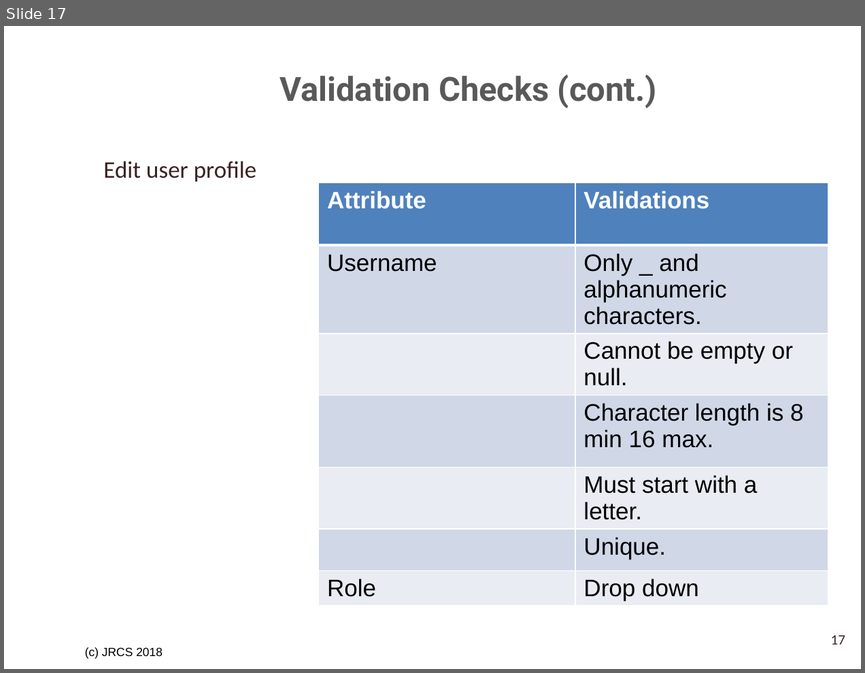
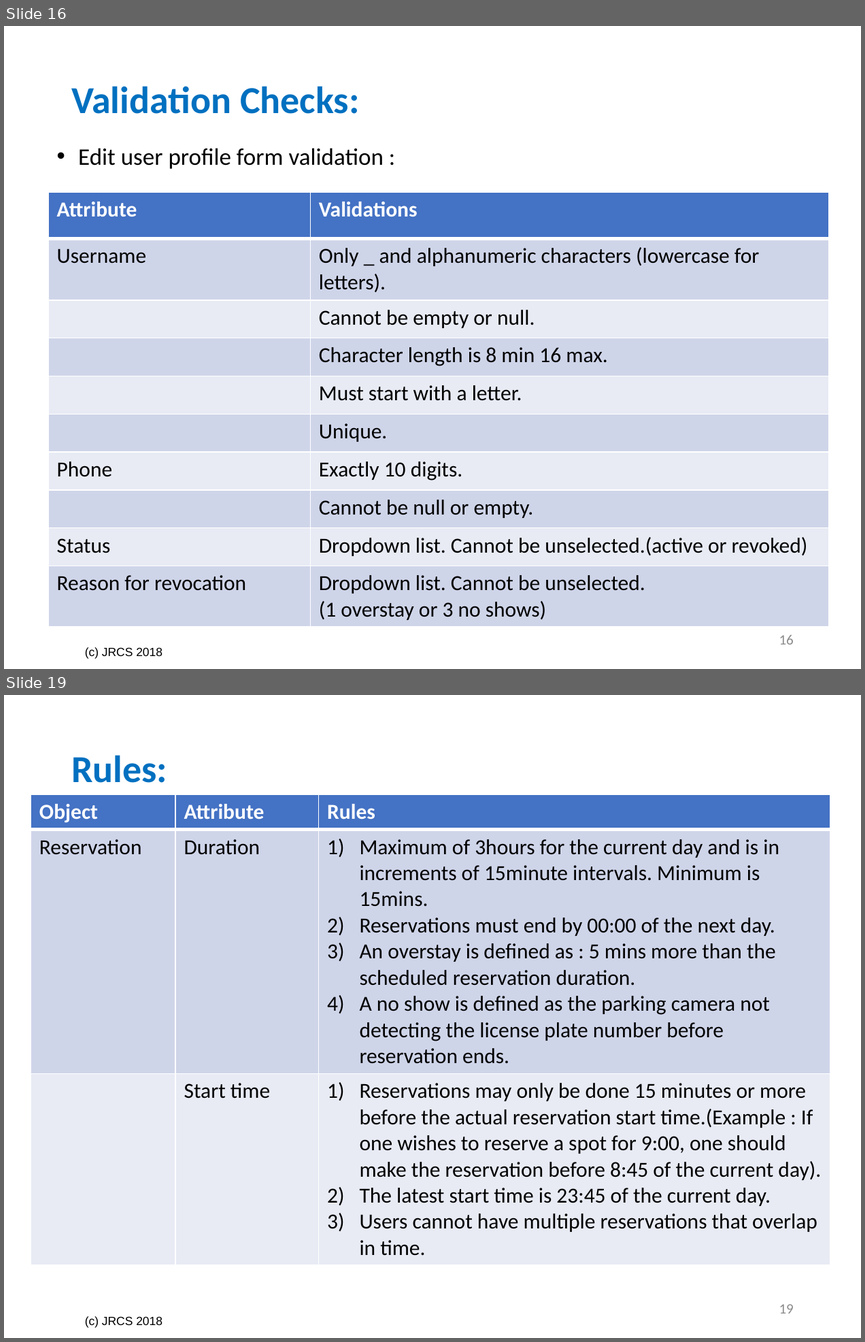
Before and after one commit to SrihariShastry/UTA_Parking, a slide deck: Project_Analysis_Team_3/Validation Checks and Rules Tables.pptx. Shown one above the other, each under a label of ours: slide 17 before the commit, slides 16 and 19 after it; the slides between them are not shown. The pictures are 865x673 and 865x1342 pixels, drawn with LibreOffice and Linux fonts; fonts in the diff are those of the drawing; background and template pictures are left out. Boxes give left, top, right and bottom in pixels: in the first picture for what was removed or moved away, otherwise in the second. Text is boxed around its words. In the diff, an @@ line names an element or a change of style, - is before the commit and + after.

Commit message:
Reviewed validations and rules ppt

```diff
--- a/Project_Analysis_Team_3/Validation Checks and Rules Tables.pptx
+++ b/Project_Analysis_Team_3/Validation Checks and Rules Tables.pptx
@@ slide 19 added at [4,695,861,1338], background #FFFFFF; not listed: 1 template element that a slide beside it also shows @@
@@ title added at [71,755,167,783], 32 pt, text #0070C0, bold @@
+Rules:
@@ table added at [31,794,830,1284], 3 rows, 3 columns @@
+Object | Attribute | Rules
+Reservation | Duration | Maximum of 3hours for the current day and is in increments of 15minute intervals. Minimum is 15mins. / Reservations must end by 00:00 of the next day. / An overstay is defined as : 5 mins more than the scheduled reservation duration. / A no show is defined as the parking camera not detecting the license plate number before reservation ends.
+ | Start time | Reservations may only be done 15 minutes or more before the actual reservation start time.(Example : If one wishes to reserve a spot for 9:00, one should make the reservation before 8:45 of the current day). / The latest start time is 23:45 of the current day. / Users cannot have multiple reservations that overlap in time.
@@ page number added at [779,1304,793,1313], 12 pt, text #8C8C8C @@
+19
@@ what was slide 17 is now slide 16 @@
@@ slide 16 changed as well @@
@@ title at [71,86,359,114]: text changed; size 28 to 32 pt; font Roboto to Calibri; text colour #595959 to #0070C0 @@
-Validation Checks (cont.)
+Validation Checks:
@@ text at [78,148,383,169]: text changed; text colour #3A2222 to #000000 @@
-Edit user profile
+• Edit user profile form validation :
@@ table at [49,192,829,626] @@
-row 2, column 2: Only _ and alphanumeric characters.
+row 2, column 2: Only _ and alphanumeric characters (lowercase for letters).
-row 7: Role | Drop down
+row 7: Phone | Exactly 10 digits.
+row 8:  | Cannot be null or empty.
+row 9: Status | Dropdown list. Cannot be unselected.(active or revoked)
+row 10: Reason for revocation | Dropdown list. Cannot be unselected. / (1 overstay or 3 no shows)
@@ table: place and size @@
-table at [318,183,828,603]
+table at [49,192,829,626]
@@ page number added at [779,635,793,644], 12 pt, text #8C8C8C @@
+16
@@ page number removed at [831,635,845,644] @@
-17
```
Also in this commit, not shown: 10 other slides changed, 10 other slides added, 13 slides removed, 9 other files.
